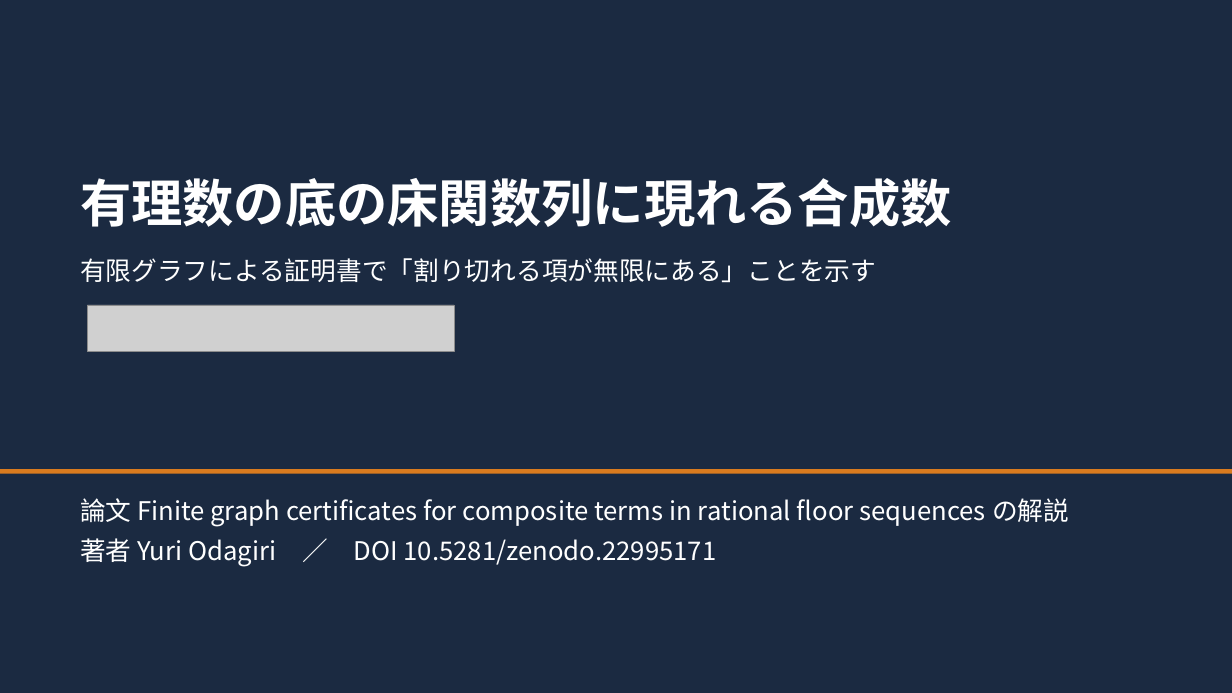
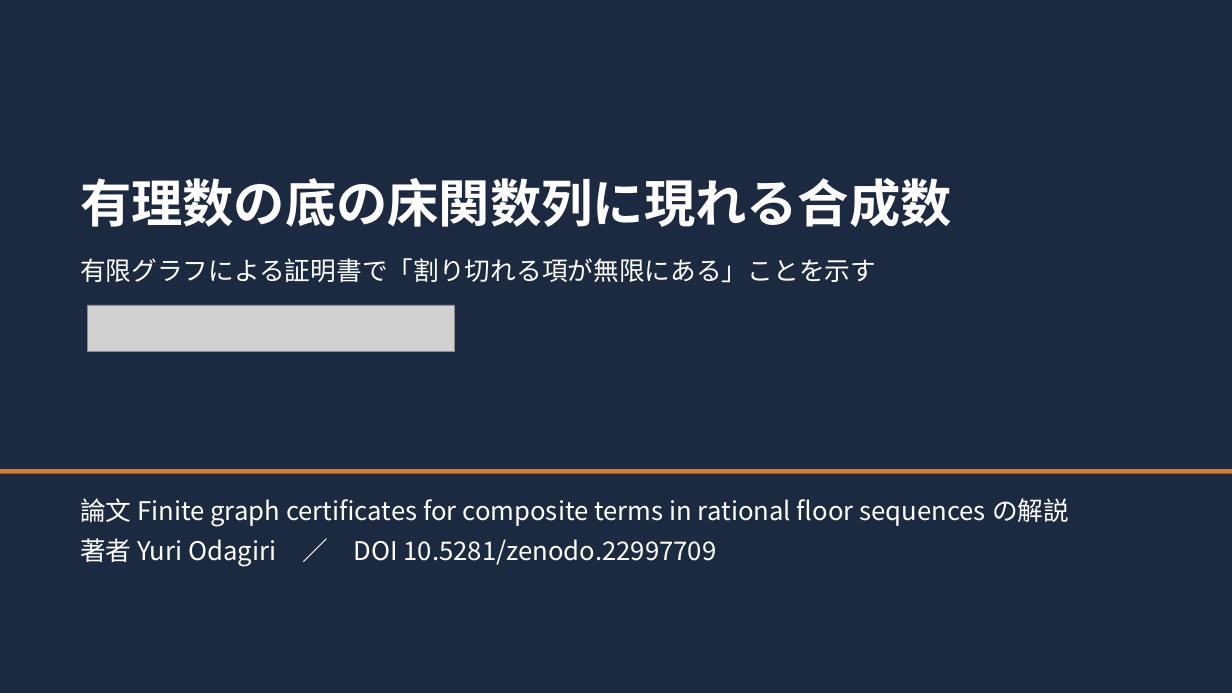
Before and after one commit to ixixi/rational-floor-certificates, a slide deck: slide 1 of slides/paper-explained-ja.pptx. Drawn at 1232x693 pixels with LibreOffice and Linux fonts; fonts in the diff are those of the drawing; grey boxes stand for pictures. Boxes give left, top, right and bottom in pixels: in the first picture for what was removed or moved away, otherwise in the second. Text is boxed around its words. In the diff, an @@ line names an element or a change of style, - is before the commit and + after.

```diff
--- a/slides/paper-explained-ja.pptx
+++ b/slides/paper-explained-ja.pptx
@@ text at bbox=[80, 538, 717, 566]: text changed @@
-著者 Yuri Odagiri ／ DOI 10.5281/zenodo.22995171
+著者 Yuri Odagiri ／ DOI 10.5281/zenodo.22997709
```
Also in this commit, not shown: 1 other slide changed, 20 other files.
